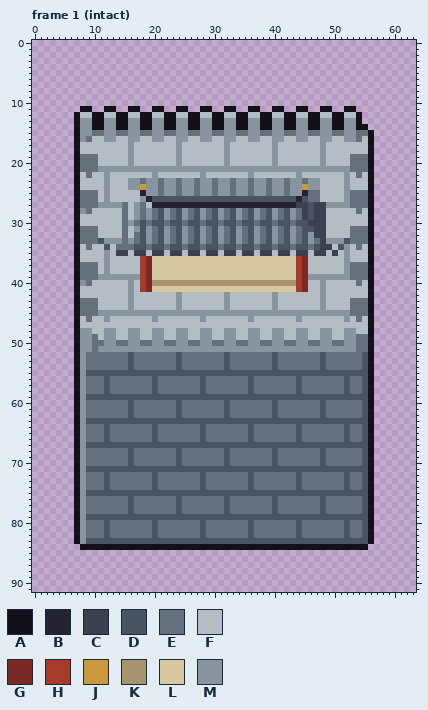
Pixel-art file, stored at art/structures/town_corner_tower.aseprite. The picture above is the old version.
64x92 pixels, 4 frames. Colours within 5 levels of each other are drawn and written as one. Shown: frame 1 (intact). The commit also changed other frames, which this record leaves out.
Palette (. is transparent): A #14101a  B #26222f  C #3c414f  D #4a5361  E #66707d  F #b4bcc4  G #7a2a24  H #a83a2c  J #c99a3c  K #a8946c  L #d9c9a3  M #8994a1
After the commit:
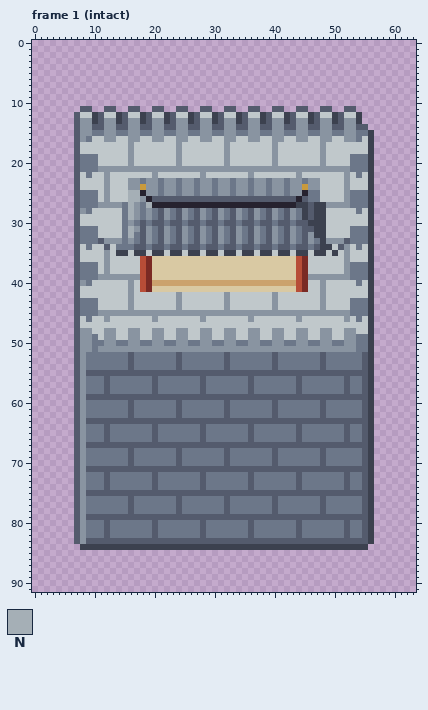
Colours new in this view: N #a5afb6
From old to new:
colour D: #4a5361 -> #545b6d
colour E: #66707d -> #6c7789
colour F: #b4bcc4 -> #c0c8cb
colour H: #a83a2c -> #b74d37
colour K: #a8946c -> #cba26d
Changed rows in their new state; - is a pixel that keeps its letter.
Frame 1 (intact):
first column x 7:
11 -DD--DD--DD--DD--DD--DD--DD--DD--DD--DD--DD--DD---
12 D--CD--CD--CD--CD--CD--CD--CD--CD--CD--CD--CD--C--
13 D--CD--CD--CD--CD--CD--CD--CD--CD--CD--CD--CD--C--
14 D--DD--DD--DD--DD--DD--DD--DD--DD--DD--DD--DD--DD-
15 D------------------------------------------------C
16 D------------------------------------------------C
17 D------------------------------------------------C
18 D------------------------------------------------C
19 D------------------------------------------------C
20 D------------------------------------------------C
21 D------------------------------------------------C
22 D------------------------------------------------C
23 D------------------------------------------------C
24 D------------------------------------------------C
25 D--------NN--------------------------------------C
26 D--------NN--------------------------------------C
27 D--------N--N------------------------------------C
28 D--------N---------------------------------------C
29 D--------N---------------------------------------C
30 D------------------------------------------------C
31 D--------N---------------------------------------C
32 D--------N---------------------------------------C
33 D------------------------------------------------C
34 D------------------------------------------------C
35 D------------------------------------------------C
36 D------------------------------------------------C
37 D------------------------------------------------C
38 D------------------------------------------------C
39 D------------------------------------------------C
40 D------------------------------------------------C
41 D------------------------------------------------C
42 D------------------------------------------------C
43 D------------------------------------------------C
44 D------------------------------------------------C
45 D------------------------------------------------C
46 D------------------------------------------------C
47 D------------------------------------------------C
48 D------------------------------------------------C
49 D------------------------------------------------C
50 D------------------------------------------------C
51 D------------------------------------------------C
52 D------------------------------------------------C
53 D------------------------------------------------C
54 D------------------------------------------------C
55 D------------------------------------------------C
56 D------------------------------------------------C
57 D------------------------------------------------C
58 D------------------------------------------------C
59 D------------------------------------------------C
60 D------------------------------------------------C
61 D------------------------------------------------C
62 D------------------------------------------------C
63 D------------------------------------------------C
64 D------------------------------------------------C
65 D------------------------------------------------C
66 D------------------------------------------------C
67 D------------------------------------------------C
68 D------------------------------------------------C
69 D------------------------------------------------C
70 D------------------------------------------------C
71 D------------------------------------------------C
72 D------------------------------------------------C
73 D------------------------------------------------C
74 D------------------------------------------------C
75 D------------------------------------------------C
76 D------------------------------------------------C
77 D------------------------------------------------C
78 D------------------------------------------------C
79 D------------------------------------------------C
80 D------------------------------------------------C
81 D------------------------------------------------C
82 D------------------------------------------------C
83 D------------------------------------------------C
84 -CCCCCCCCCCCCCCCCCCCCCCCCCCCCCCCCCCCCCCCCCCCCCCCC-
